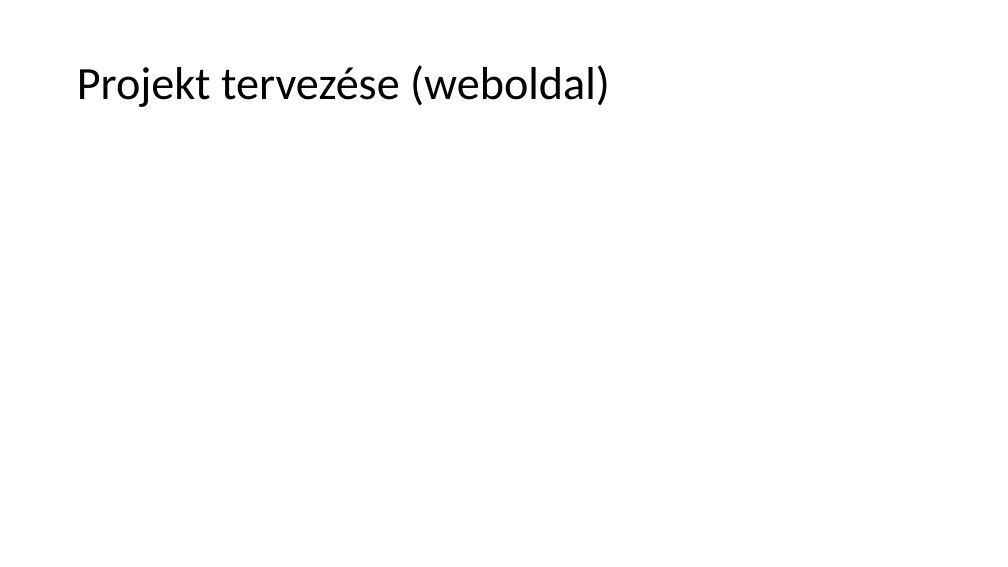
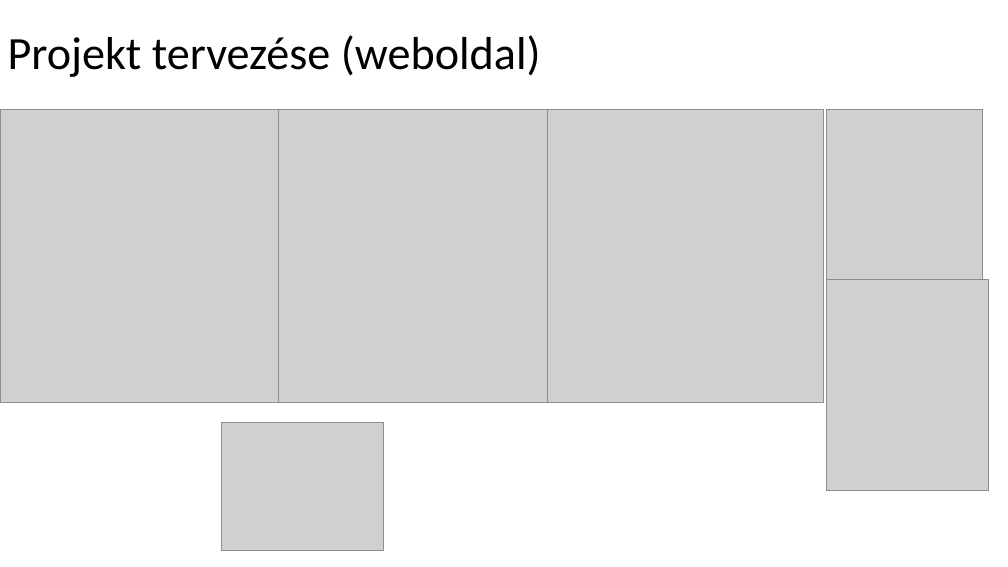
Before and after one commit to KantorKrisztian/Rentaruro_projekt, a slide deck: slide 12 of Rentaruro.pptx. Drawn at 1008x567 pixels with LibreOffice and Linux fonts; fonts in the diff are those of the drawing; grey boxes stand for pictures. Boxes give left, top, right and bottom in pixels: in the first picture for what was removed or moved away, otherwise in the second. Text is boxed around its words. In the diff, an @@ line names an element or a change of style, - is before the commit and + after.

```diff
--- a/Rentaruro.pptx
+++ b/Rentaruro.pptx
@@ title "Projekt tervezése (weboldal)": place and size @@
-title "Projekt tervezése (weboldal)" at (77,65,610,107)
+title "Projekt tervezése (weboldal)" at (8,35,541,77)
@@ picture added at (0,110,278,403) @@
@@ picture added at (278,110,551,403) @@
@@ picture added at (547,110,823,403) @@
@@ picture added at (827,110,983,279) @@
@@ picture added at (827,279,988,491) @@
@@ picture added at (221,422,383,551) @@
```
Also in this commit, not shown: 2 other slides changed, 1 slide added.
